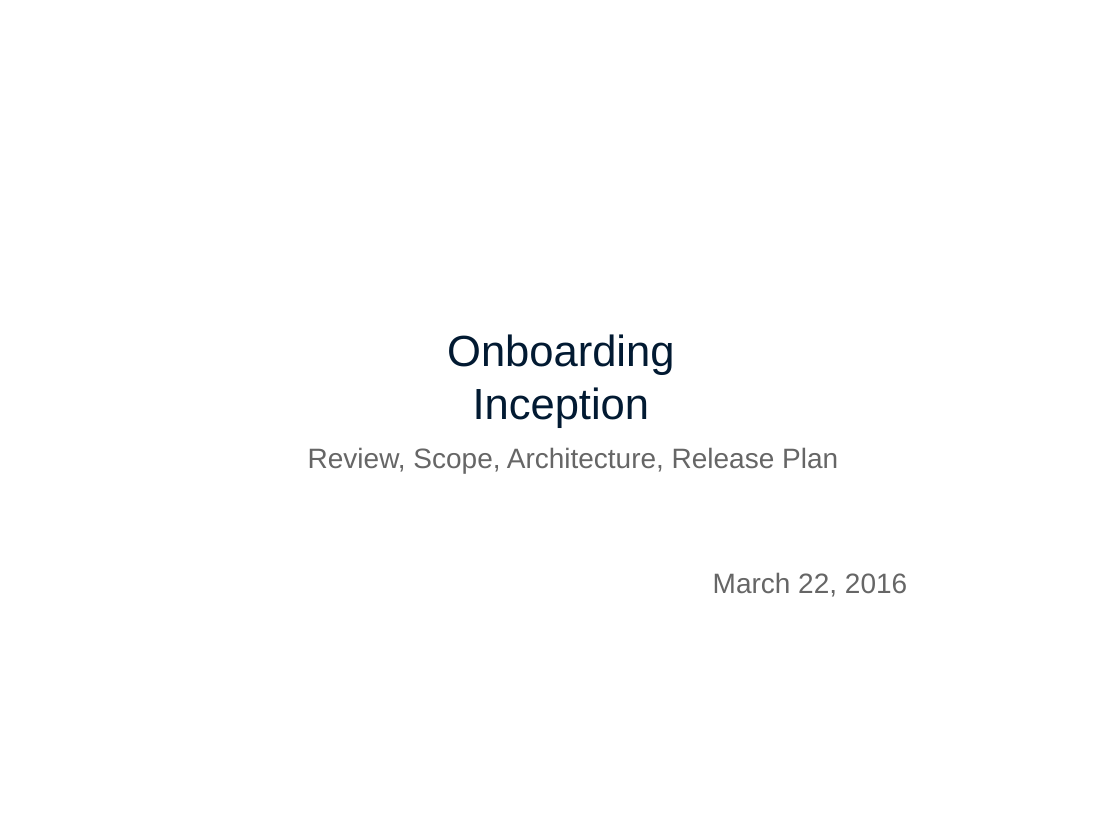
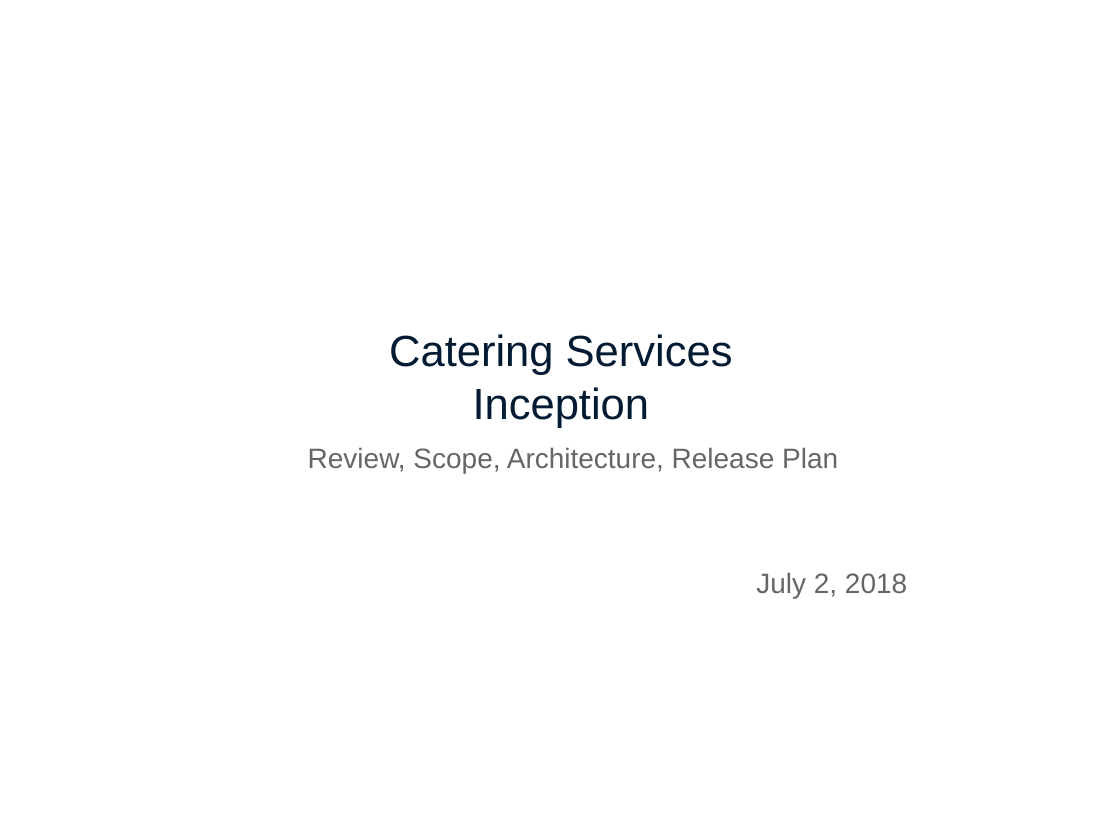
Before and after one commit to syedmehdifaraz/CateringService, a slide deck: slide 1 of Inception/CateringServices_InceptionPresentation_v1.pptx. Drawn at 1120x840 pixels with LibreOffice and Linux fonts; fonts in the diff are those of the drawing; background and template pictures are left out. Boxes give left, top, right and bottom in pixels: in the first picture for what was removed or moved away, otherwise in the second. Text is boxed around its words. In the diff, an @@ line names an element or a change of style, - is before the commit and + after.

```diff
--- a/Inception/CateringServices_InceptionPresentation_v1.pptx
+++ b/Inception/CateringServices_InceptionPresentation_v1.pptx
@@ title at (x1=389, y1=334, x2=733, y2=428): text changed @@
-Onboarding
-Inception
+Catering Services
+Inception
@@ text at (x1=756, y1=572, x2=907, y2=598): text changed @@
-March 22, 2016
+July 2, 2018
```
Also in this commit, not shown: 5 other slides changed, 2 slides removed.
